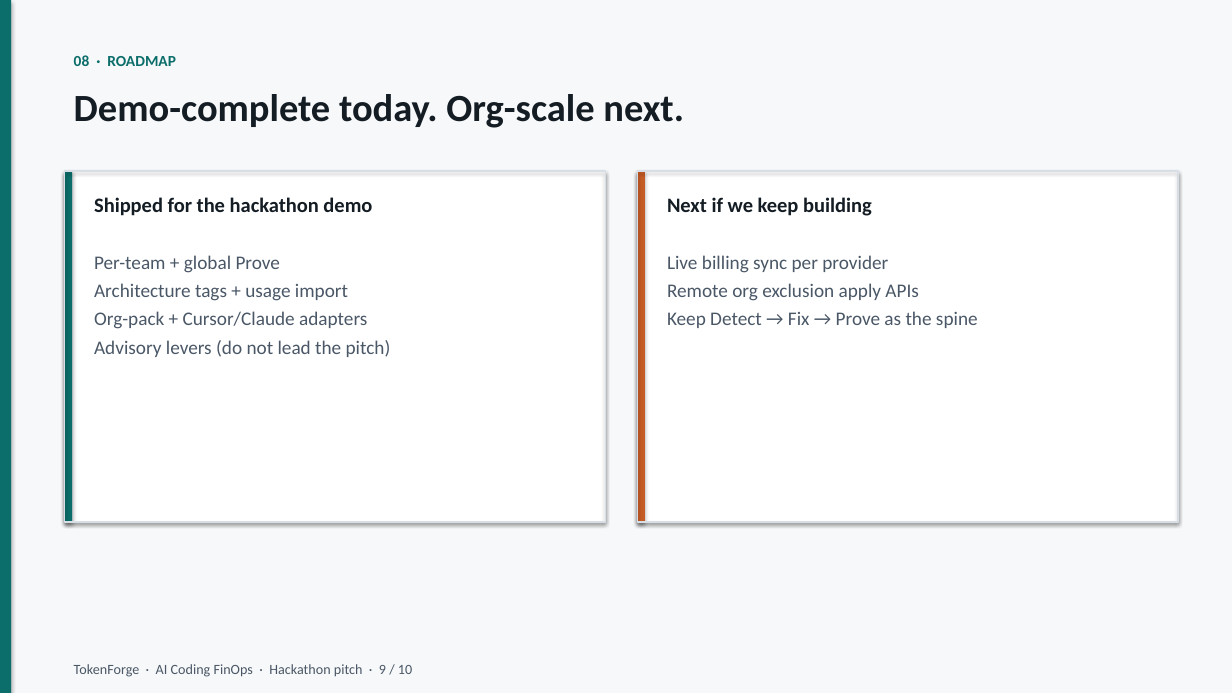
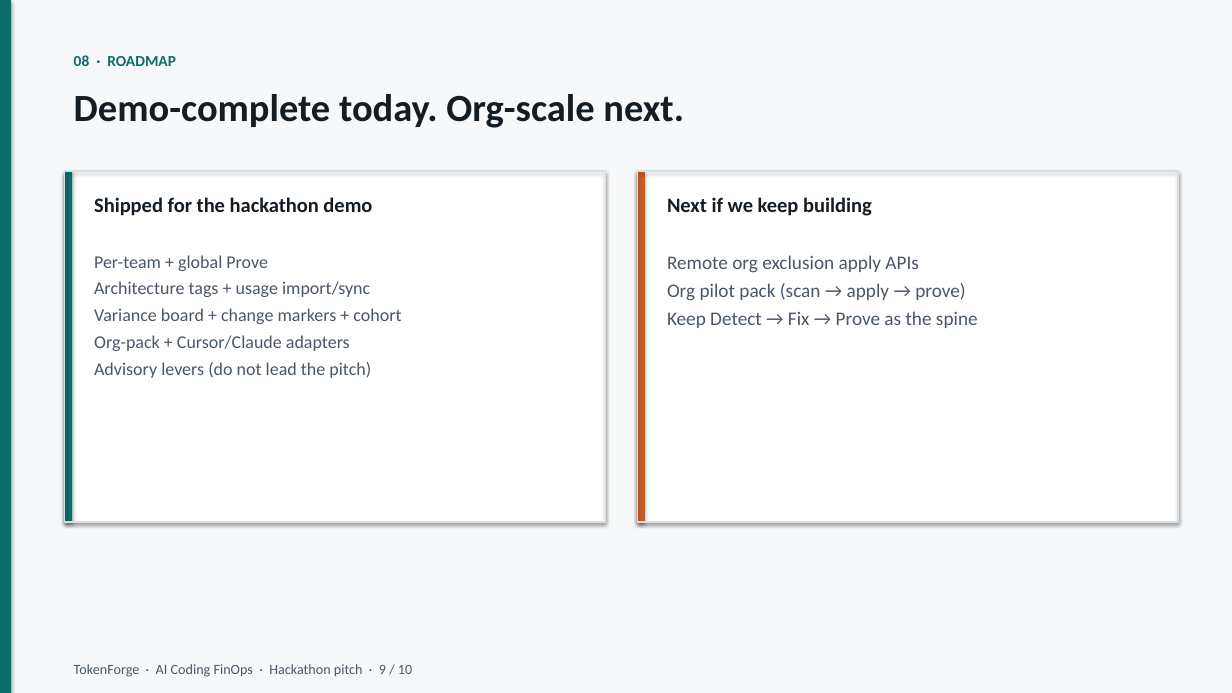
Before and after one commit to JordyNicholas/TokenForge, a slide deck: slide 9 of docs/pitch/TokenForge-Pitch.pptx. Drawn at 1232x693 pixels with LibreOffice and Linux fonts; fonts in the diff are those of the drawing. Boxes give left, top, right and bottom in pixels: in the first picture for what was removed or moved away, otherwise in the second. Text is boxed around its words. In the diff, an @@ line names an element or a change of style, - is before the commit and + after.

```diff
--- a/docs/pitch/TokenForge-Pitch.pptx
+++ b/docs/pitch/TokenForge-Pitch.pptx
@@ text at (94, 255, 371, 378): size 15 to 14 pt in "Per-team + global Prove", "Org-pack + Cursor/Claude adapters", "Advisory levers (do not lead the pitch)" @@
@@ text at (667, 255, 888, 273): paragraph removed @@
-Live billing sync per provider
@@ text at (94, 281, 401, 324): text changed; size 15 to 14 pt @@
-Architecture tags + usage import
+Architecture tags + usage import/sync
+Variance board + change markers + cohort
@@ text at (667, 283, 965, 301): paragraph added @@
+Org pilot pack (scan → apply → prove)
```
Also in this commit, not shown: 1 other slide changed, 3 other files.
